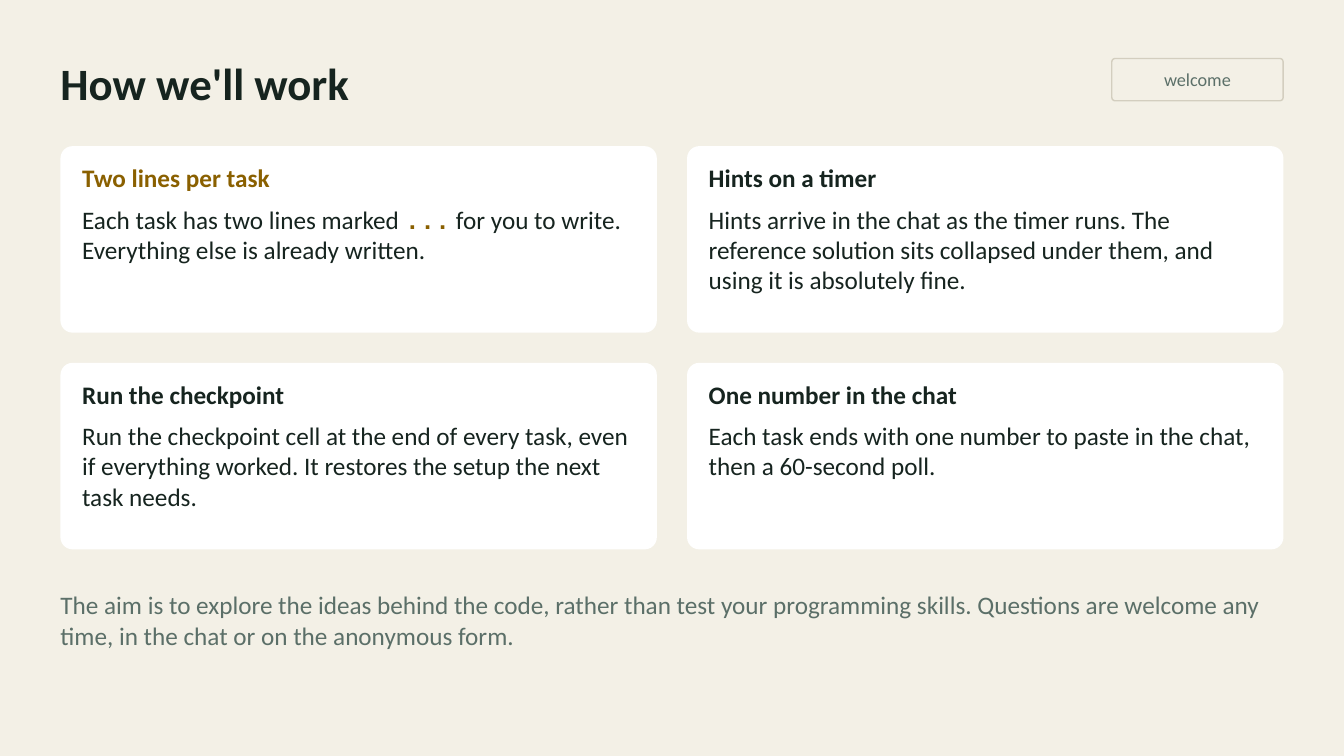
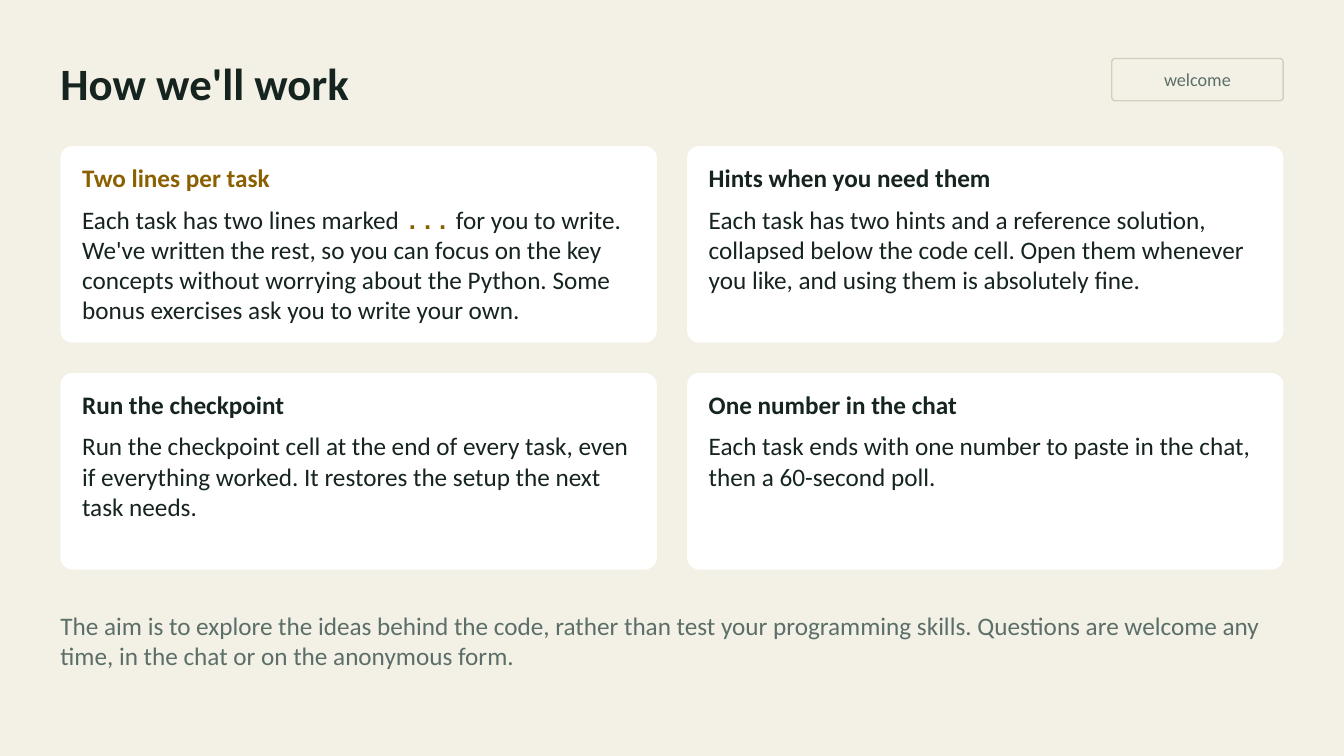
Before and after one commit to inferogenesis/cpomdp-workshop, a slide deck: slide 5 of deck/cpomdp_symposium_2026.pptx. Drawn at 1344x756 pixels with LibreOffice and Linux fonts; fonts in the diff are those of the drawing. Boxes give left, top, right and bottom in pixels: in the first picture for what was removed or moved away, otherwise in the second. Text is boxed around its words. In the diff, an @@ line names an element or a change of style, - is before the commit and + after.

```diff
--- a/deck/cpomdp_symposium_2026.pptx
+++ b/deck/cpomdp_symposium_2026.pptx
@@ rounded rectangle "Two lines per task": place and size @@
-rounded rectangle "Two lines per task" at [60,146,657,333]
+rounded rectangle "Two lines per task" at [60,146,657,343]
@@ proportions changed in 4 elements at [60,373,657,570], [688,373,1285,570], [60,146,657,343], [688,146,1285,343] @@
@@ rounded rectangle "Hints when you need them": place and size @@
-rounded rectangle "Hints when you need them" at [688,146,1285,333]
+rounded rectangle "Hints when you need them" at [688,146,1285,343]
@@ text in rounded rectangle at [709,169,1244,294]: text changed @@
-Hints on a timer
-Hints arrive in the chat as the timer runs. The reference solution sits collapsed under them, and using it is absolutely fine.
+Hints when you need them
+Each task has two hints and a reference solution, collapsed below the code cell. Open them whenever you like, and using them is absolutely fine.
@@ text in rounded rectangle at [82,211,621,323]: text changed @@
-Each task has two lines marked ... for you to write. Everything else is already written.
+Each task has two lines marked ... for you to write. We've written the rest, so you can focus on the key concepts without worrying about the Python. Some bonus exercises ask you to write your own.
@@ rounded rectangle "Run the checkpoint": place and size @@
-rounded rectangle "Run the checkpoint" at [60,363,657,549]
+rounded rectangle "Run the checkpoint" at [60,373,657,570]
@@ rounded rectangle "One number in the chat": place and size @@
-rounded rectangle "One number in the chat" at [688,363,1285,549]
+rounded rectangle "One number in the chat" at [688,373,1285,570]
@@ text "The aim is to explore ...": place and size @@
-text "The aim is to explore ..." at [60,596,1259,649]
+text "The aim is to explore ..." at [60,617,1259,669]
```
Also in this commit, not shown: 4 other slides changed, 2 slides added, 2 slides removed, 8 other files.
